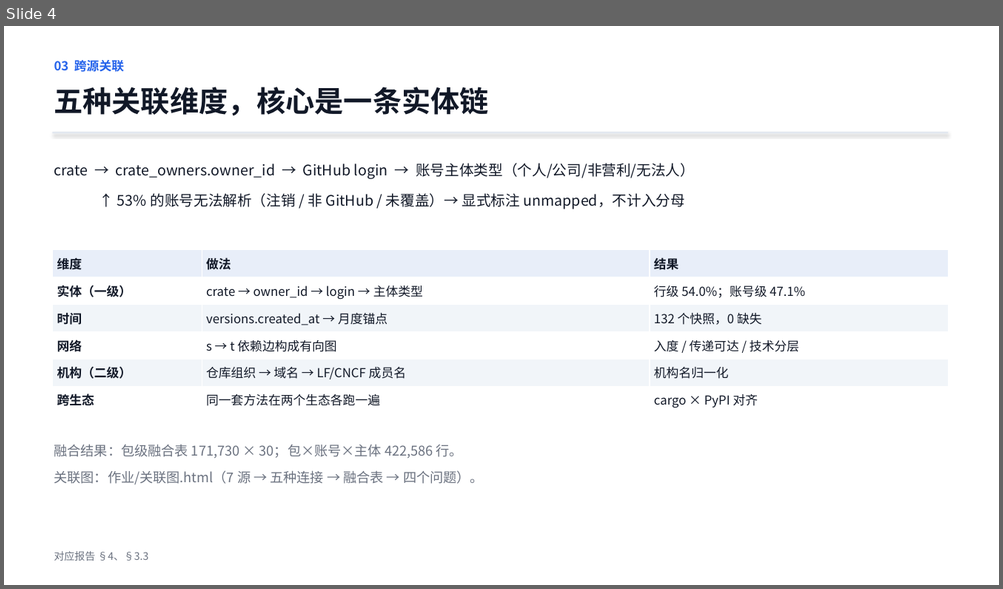
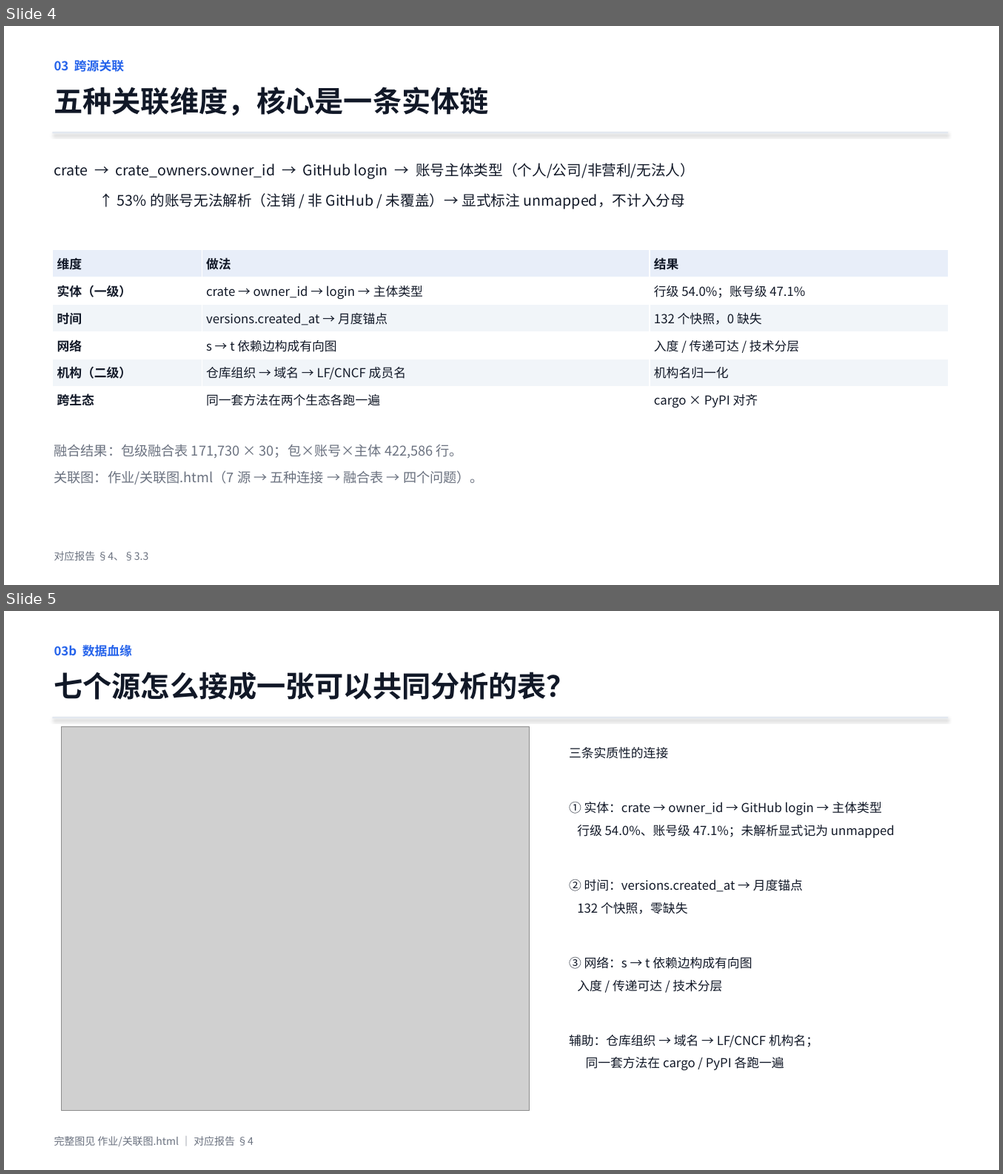
Before and after one commit to lzt-2077/opensource-infra-midterm, a slide deck: 中期展示.pptx. Shown one above the other, each under a label of ours: slide 4 before the commit, slides 4 and 5 after it. The pictures are 1003x589 and 1003x1174 pixels, drawn with LibreOffice and Linux fonts; fonts in the diff are those of the drawing; grey boxes stand for pictures. Boxes give left, top, right and bottom in pixels: in the first picture for what was removed or moved away, otherwise in the second. Text is boxed around its words. In the diff, an @@ line names an element or a change of style, - is before the commit and + after.

Commit message:
图集：5 张核心图 + 血缘图 + 领域分块 + 月度增量，PPT 扩到 14 页

```diff
--- a/中期展示.pptx
+++ b/中期展示.pptx
@@ slide 5 added at (4,611,999,1170), background #FFFFFF @@
@@ text added at (54,645,132,657), 12 pt, text #2563EB, bold @@
+03b 数据血缘
@@ text added at (54,672,576,700), 28 pt, text #111827, bold @@
+七个源怎么接成一张可以共同分析的表？
@@ rectangle added at (53,717,948,718), fill #E2E8F0 @@
@@ picture added at (62,726,529,1111) @@
@@ text added at (569,747,894,1071), 12 pt, text #111827 @@
+三条实质性的连接
+① 实体：crate → owner_id → GitHub login → 主体类型
+行级 54.0%、账号级 47.1%；未解析显式记为 unmapped
+② 时间：versions.created_at → 月度锚点
+132 个快照，零缺失
+③ 网络：s → t 依赖边构成有向图
+入度 / 传递可达 / 技术分层
+辅助：仓库组织 → 域名 → LF/CNCF 机构名；
+同一套方法在 cargo / PyPI 各跑一遍
@@ text added at (54,1136,253,1147), 10 pt, text #6B7280 @@
+完整图见 作业/关联图.html ｜ 对应报告 §4
```
Also in this commit, not shown: 2 slides changed, 4 other slides added, 16 other files.
